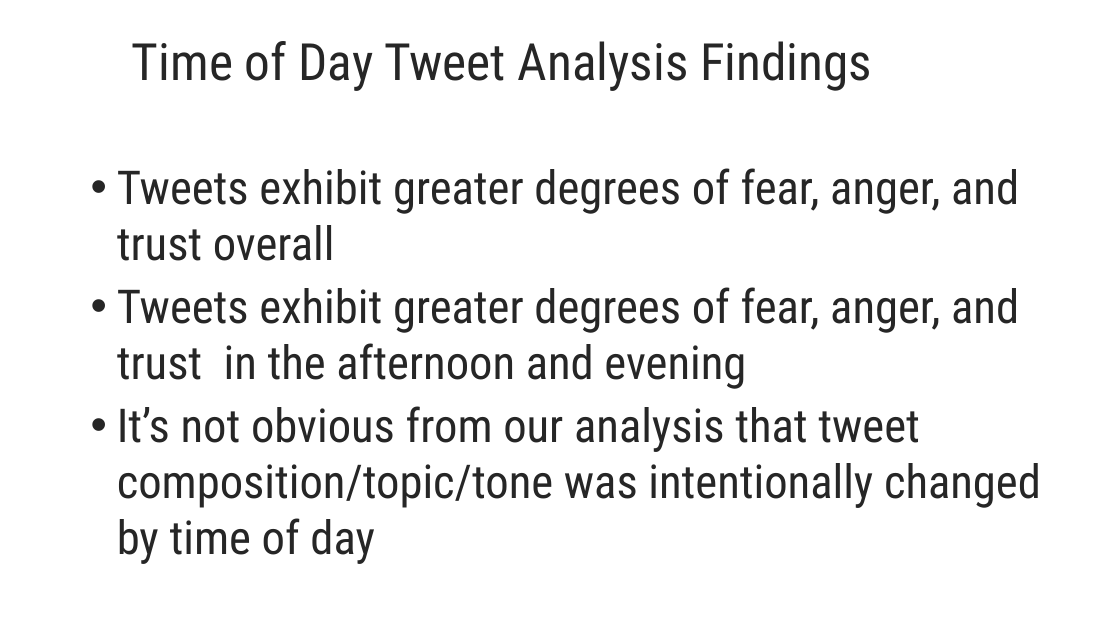
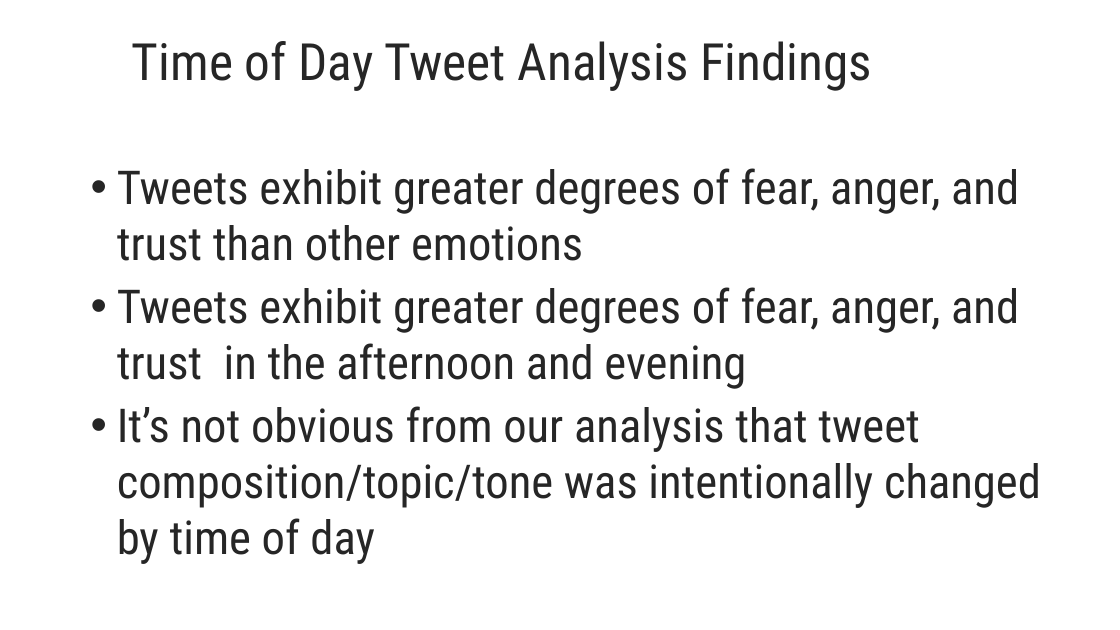
Before and after one commit to qdav/MSDA_Visualization, a slide deck: slide 18 of DA_6233_Final_Presentation.pptx. Drawn at 1120x630 pixels with LibreOffice and Linux fonts; fonts in the diff are those of the drawing. Boxes give left, top, right and bottom in pixels: in the first picture for what was removed or moved away, otherwise in the second. Text is boxed around its words. In the diff, an @@ line names an element or a change of style, - is before the commit and + after.

```diff
--- a/DA_6233_Final_Presentation.pptx
+++ b/DA_6233_Final_Presentation.pptx
@@ text at box(117, 168, 1019, 261): text changed @@
-• Tweets exhibit greater degrees of fear, anger, and trust overall
+• Tweets exhibit greater degrees of fear, anger, and trust than other emotions
```
Also in this commit, not shown: 2 other slides changed.
